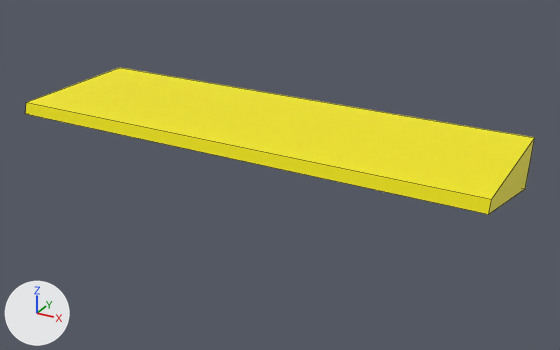
Renders of the FBX model 3S_game_engine/assets/models/serializable/side_beach.fbx from each side of a commit.
Both versions are drawn from a 50 mm lens placed at (2.96, -5.07, 2.35), pointed at (0.12, 0.1, -0.24). Lighting does not change. The marker at lower left points along +X, +Y and +Z. Mesh edges are drawn as thin lines.
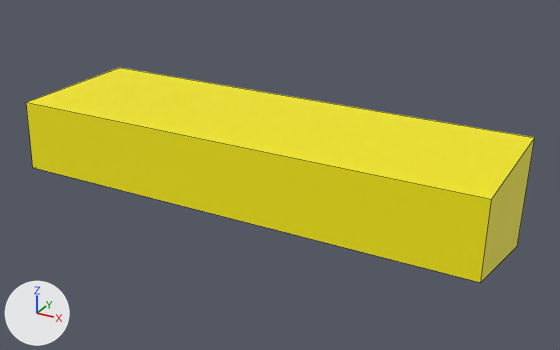
The change, as a diff of the scene's bpy script:
```diff
--- a/3S_game_engine/assets/models/serializable/side_beach.fbx.py
+++ b/3S_game_engine/assets/models/serializable/side_beach.fbx.py
@@ me_mesh_030 @@
 me_mesh_030.from_pydata(...)  # 8 vertices, 5 faces; spans x -2.0..2.0, y -0.58..0.68, z -0.15..0.24
 # used by ob_box001_001; location = (0.0, 0.0, 0.0)
 # before: 0 (-2.0, -0.58, 0.15) at pixel (25, 113), 1 (2.0, -0.58, 0.15) at pixel (488, 214), 2 (-2.0, 0.58, -0.15), 3 (2.0, 0.58, -0.15) at pixel (525, 188)
+# me_mesh_030 part 1
+for i in [*range(0, 4)]: me_mesh_030.vertices[i].co += Vector((0.0, 0.0, -0.5))
 me_mesh_030.materials.append(mat_material__2_008)
```

Pixel boxes (x1, y1, x2, y2) of what changed, in the pictures (560 x 350 px; the box of a moved part takes in the faces that stretch with it):
'Box001.001', reshaped (47% taller): before (25, 68, 535, 214); after (26, 68, 535, 283)
part 1 of me_mesh_030, moved or reshaped: before (25, 102, 534, 214); after (26, 102, 534, 283)
